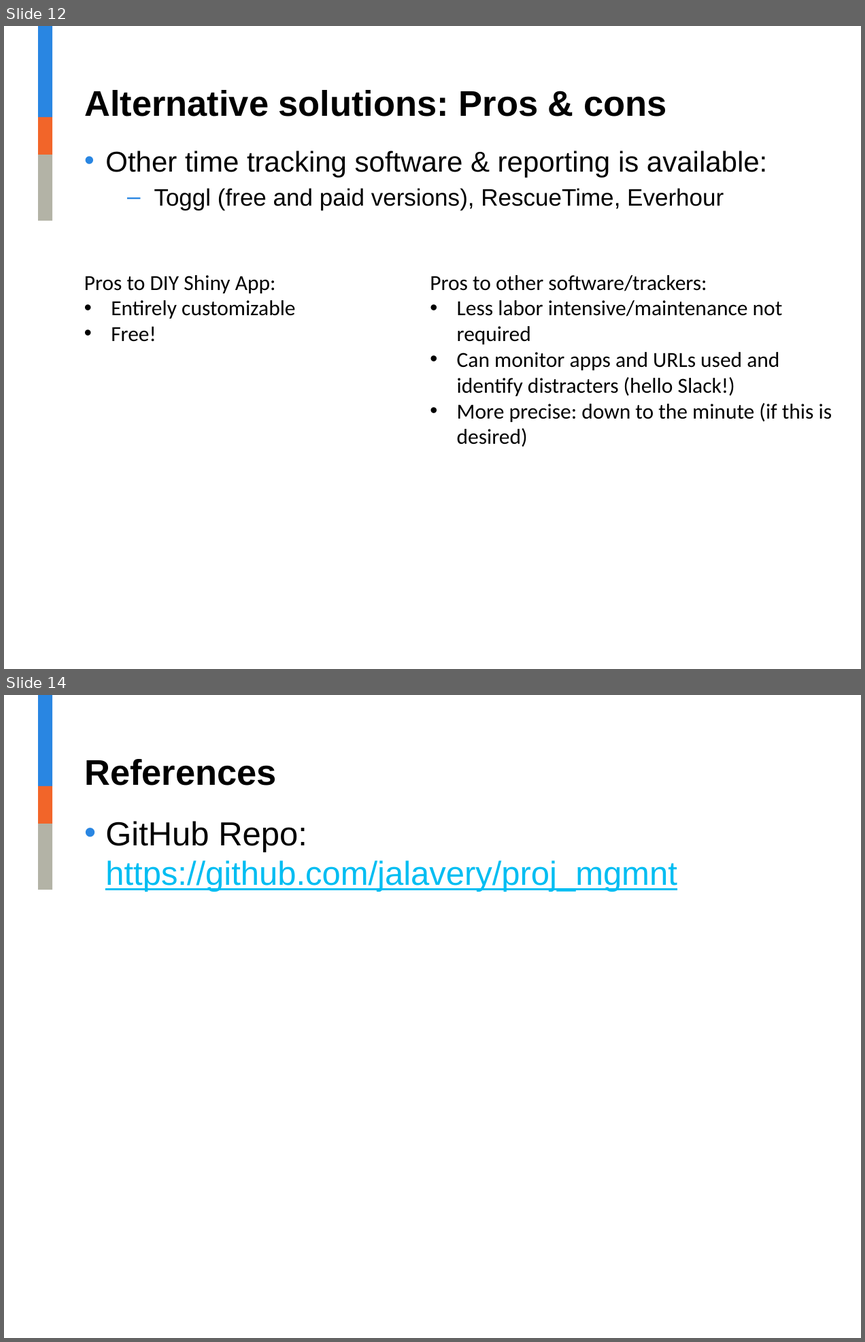
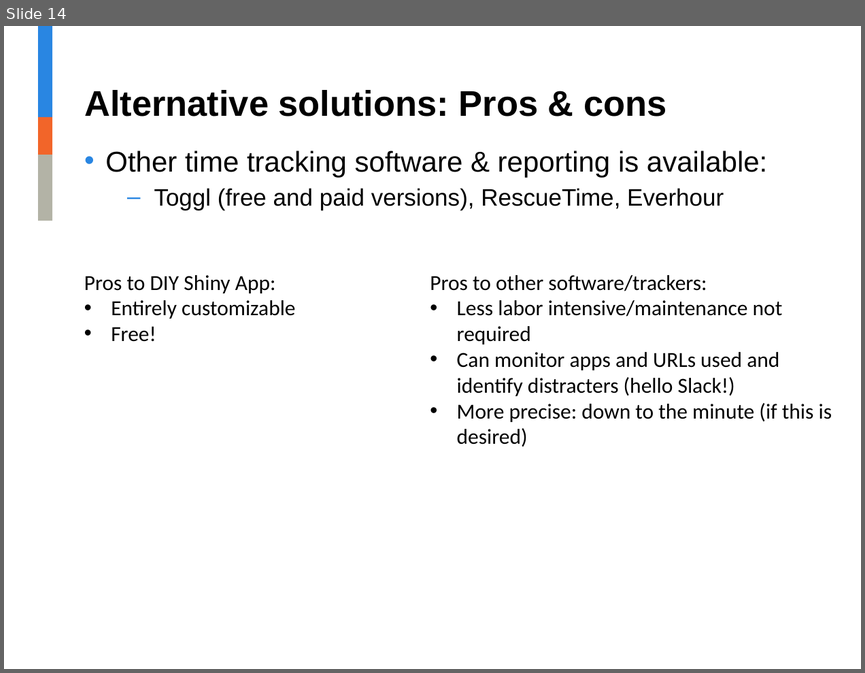
Before and after one commit to jalavery/timetrackR, a slide deck: Project management shiny app presentation.pptx. Shown one above the other, each under a label of ours: slides 12 and 14 before the commit, slide 14 after it; the slides between them are not shown. The pictures are 865x1342 and 865x673 pixels, drawn with LibreOffice and Linux fonts; fonts in the diff are those of the drawing; background and template pictures are left out. Boxes give left, top, right and bottom in pixels: in the first picture for what was removed or moved away, otherwise in the second. Text is boxed around its words. In the diff, an @@ line names an element or a change of style, - is before the commit and + after.

```diff
--- a/Project management shiny app presentation.pptx
+++ b/Project management shiny app presentation.pptx
@@ slide 14 removed at [4,695,861,1338], background #FFFFFF; not listed: 3 template elements that a slide beside it also shows @@
@@ title removed at [84,759,277,785] @@
-References
@@ text removed at [105,821,677,892] @@
-• GitHub Repo: https://github.com/jalavery/proj_mgmnt
@@ what was slide 12 is now slide 14 @@
```
Also in this commit, not shown: 6 slides changed, 3 slides added, 1 other slide removed, 4 other files.
